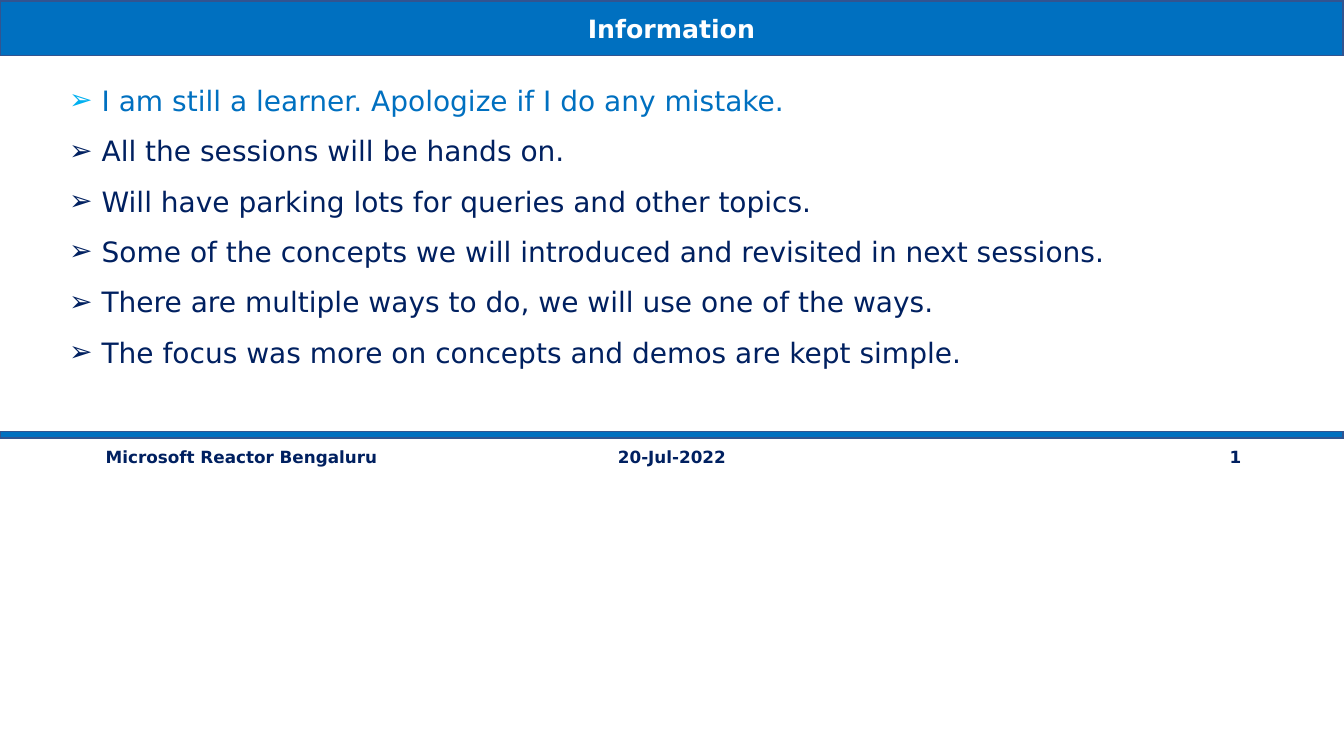
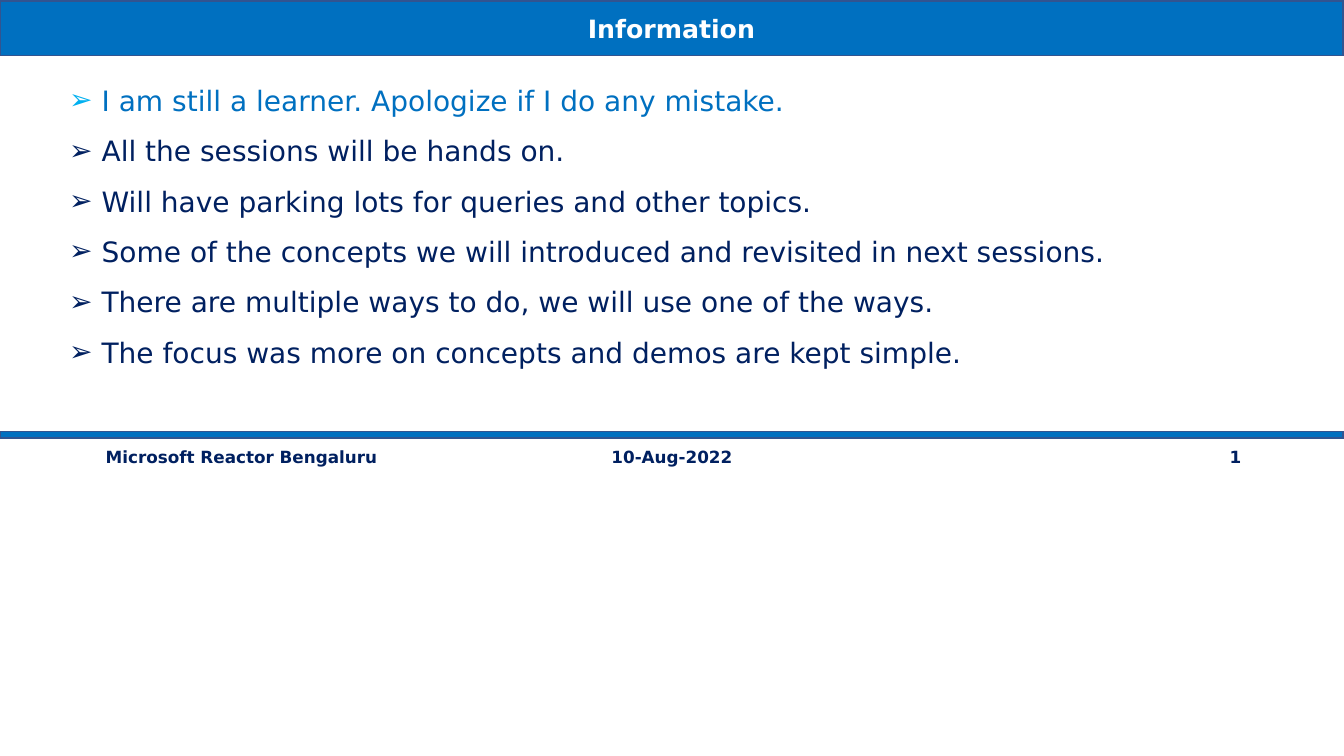
Before and after one commit to vishipayyallore/speaker-series-2022, a slide deck: slide 1 of microsoft-reactor/Demos.pptx. Drawn at 1344x756 pixels with LibreOffice and Linux fonts; fonts in the diff are those of the drawing. Boxes give left, top, right and bottom in pixels: in the first picture for what was removed or moved away, otherwise in the second. Text is boxed around its words. In the diff, an @@ line names an element or a change of style, - is before the commit and + after.

```diff
--- a/microsoft-reactor/Demos.pptx
+++ b/microsoft-reactor/Demos.pptx
@@ text at bbox=[611, 450, 732, 467]: text changed @@
-20-Jul-2022
+10-Aug-2022
```
Also in this commit, not shown: 5 other files.
